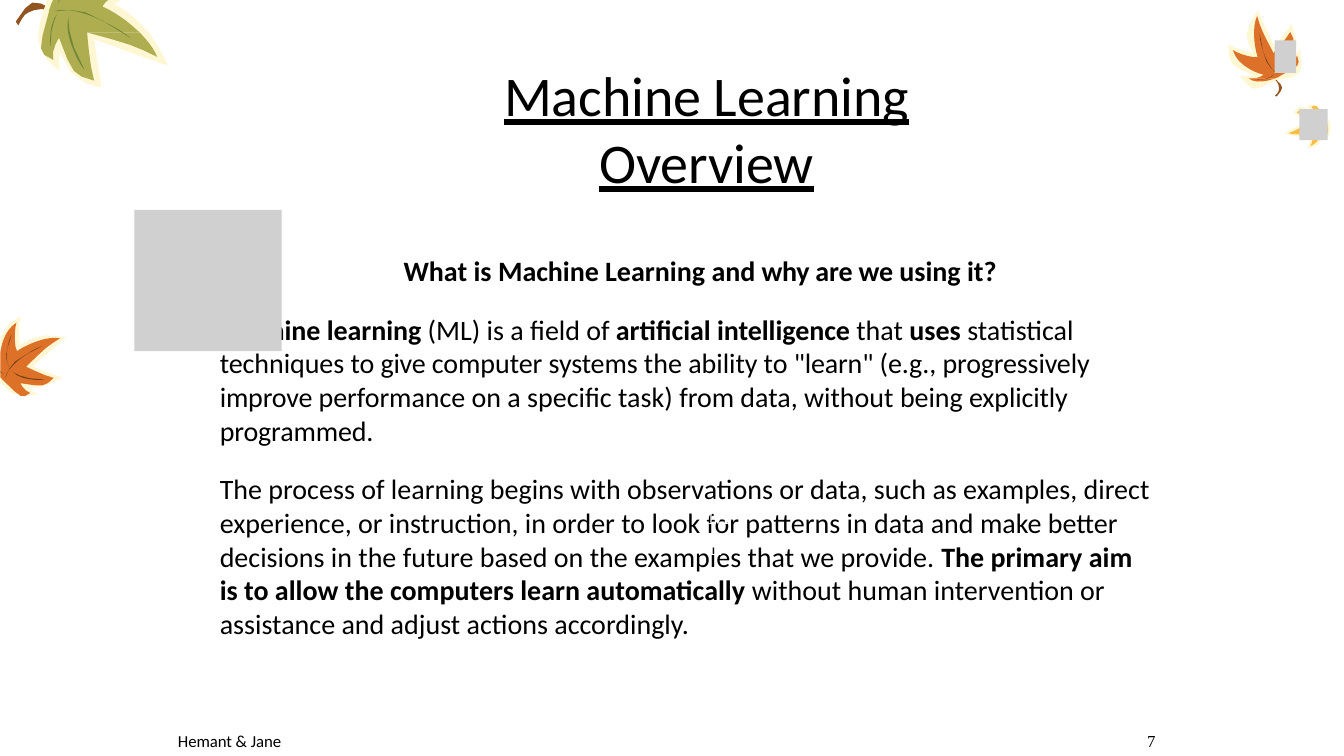
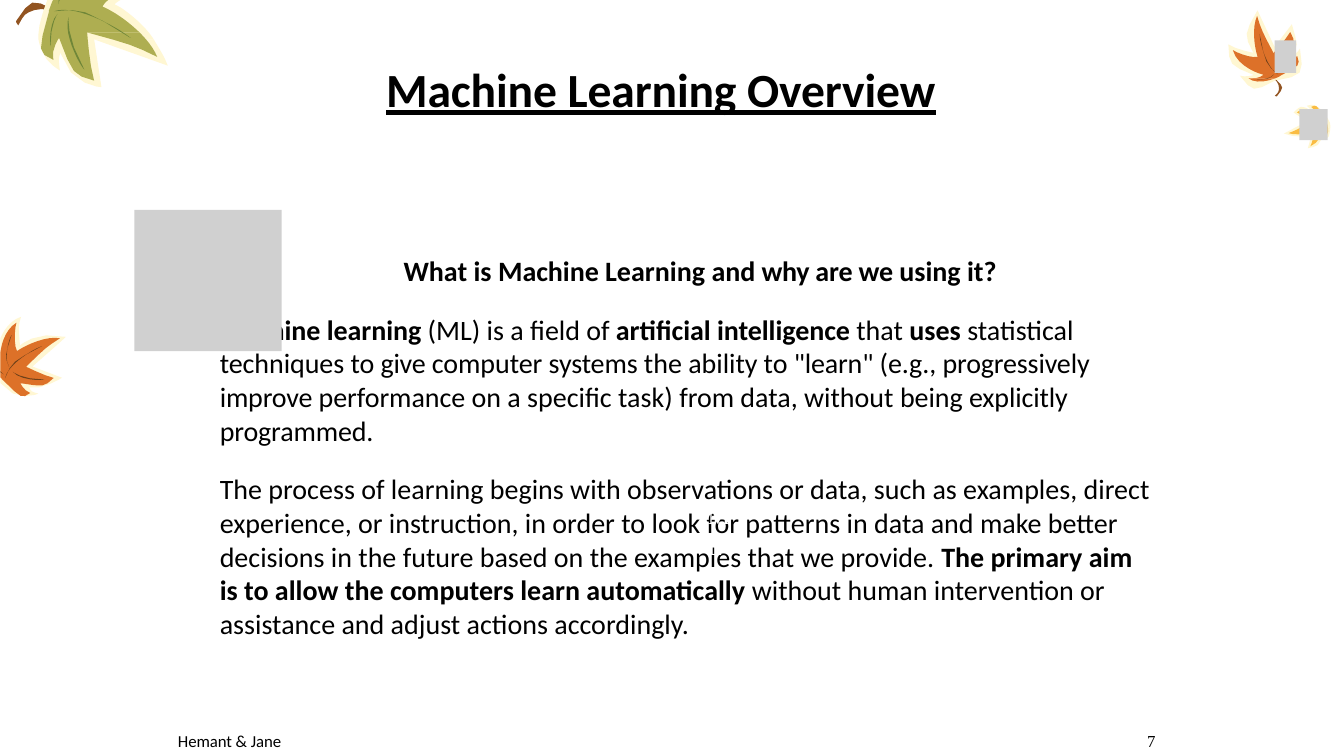
Before and after one commit to hemantgautam/breast_cancer_detection_main, a slide deck: slide 7 of documents/breast_cancer_ppt.pptx. Drawn at 1344x756 pixels with LibreOffice and Linux fonts; fonts in the diff are those of the drawing; grey boxes stand for pictures; background and template pictures are left out. Boxes give left, top, right and bottom in pixels: in the first picture for what was removed or moved away, otherwise in the second. Text is boxed around its words. In the diff, an @@ line names an element or a change of style, - is before the commit and + after.

Commit message:
updated ppt

```diff
--- a/documents/breast_cancer_ppt.pptx
+++ b/documents/breast_cancer_ppt.pptx
@@ title "Machine Learning Overview": place and size @@
-title "Machine Learning Overview" at (504, 77, 909, 192)
+title "Machine Learning Overview" at (386, 73, 935, 115)
@@ title "Machine Learning Overview" at (386, 73, 935, 115): size 40 to 34 pt, bold on @@
```
Also in this commit, not shown: 15 other slides changed, 1 slide added.
